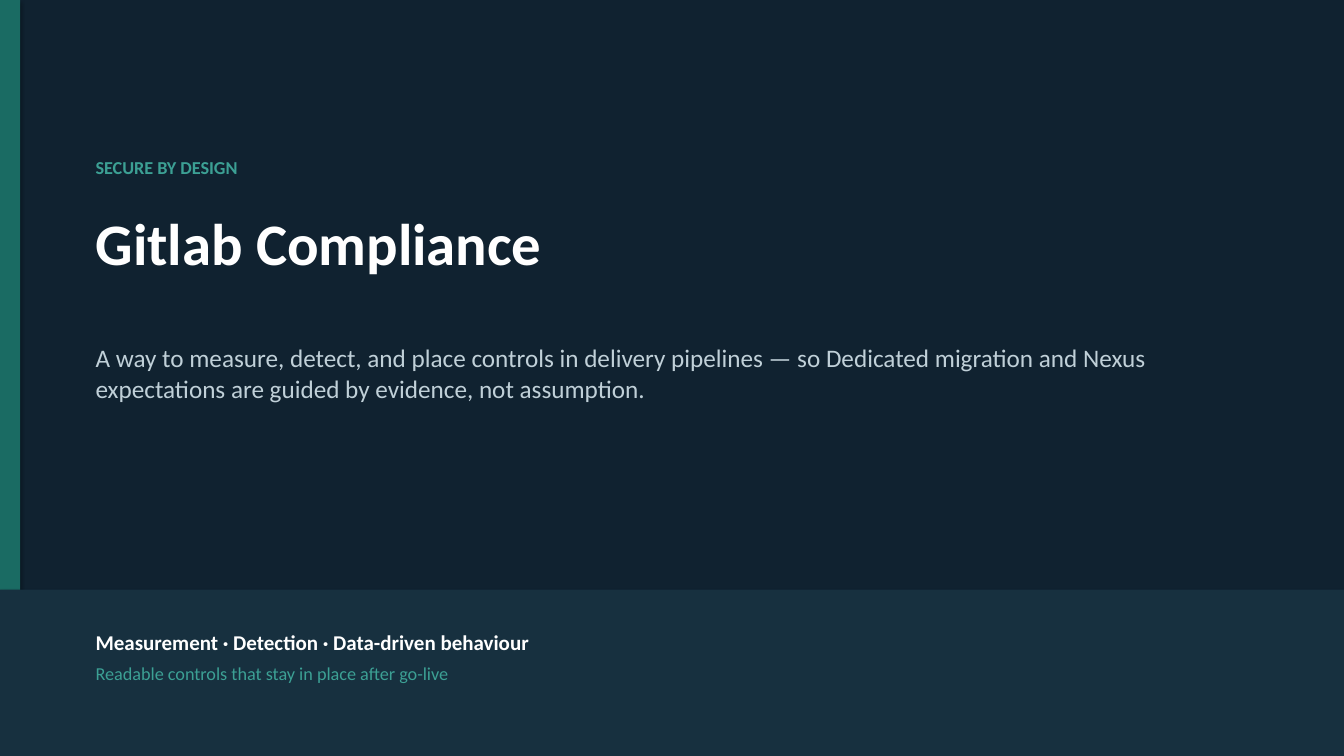
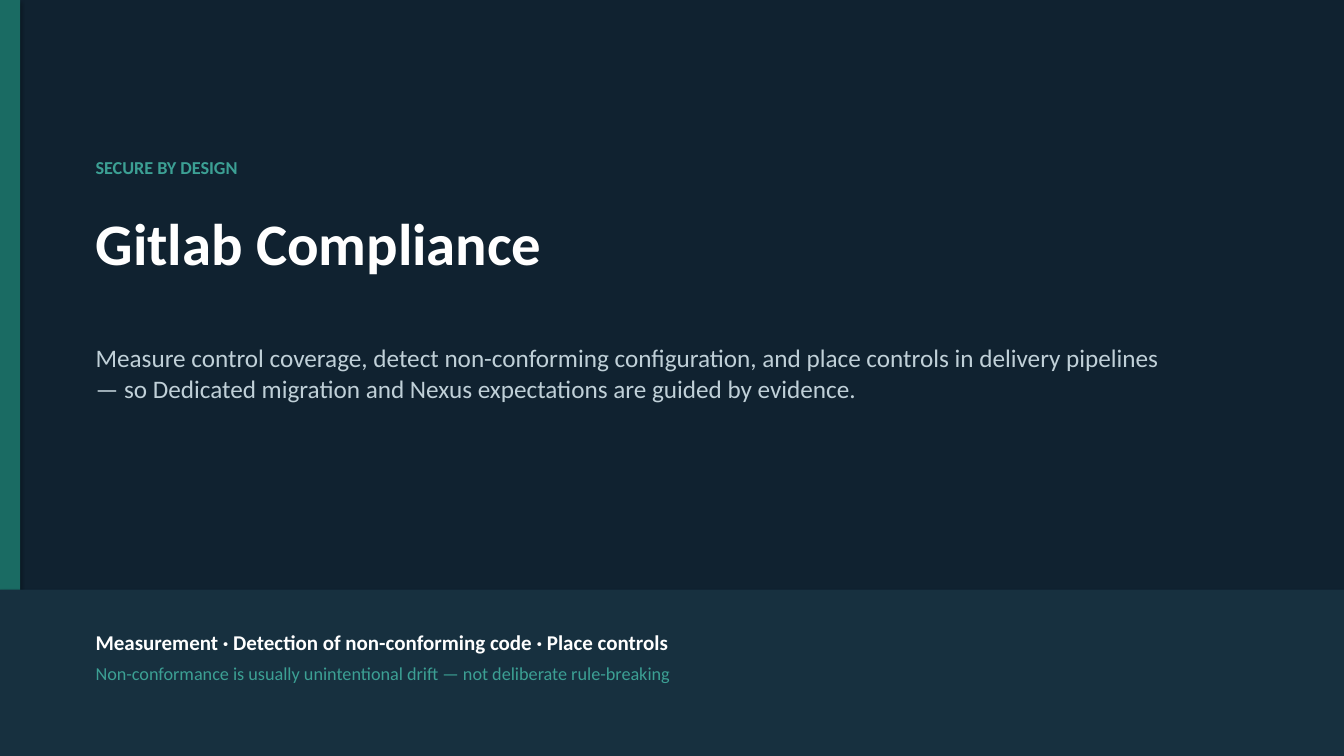
Before and after one commit to MaturityBuilder/gitlab-compliance, a slide deck: slide 1 of docs/presentations/gitlab-compliance-stakeholder-briefing.pptx. Drawn at 1344x756 pixels with LibreOffice and Linux fonts; fonts in the diff are those of the drawing. Boxes give left, top, right and bottom in pixels: in the first picture for what was removed or moved away, otherwise in the second. Text is boxed around its words. In the diff, an @@ line names an element or a change of style, - is before the commit and + after.

```diff
--- a/docs/presentations/gitlab-compliance-stakeholder-briefing.pptx
+++ b/docs/presentations/gitlab-compliance-stakeholder-briefing.pptx
@@ text at (96,349,1158,403): text changed @@
-A way to measure, detect, and place controls in delivery pipelines — so Dedicated migration and Nexus expectations are guided by evidence, not assumption.
+Measure control coverage, detect non-conforming configuration, and place controls in delivery pipelines — so Dedicated migration and Nexus expectations are guided by evidence.
@@ text at (96,635,670,683): text changed @@
-Measurement · Detection · Data-driven behaviour
-Readable controls that stay in place after go-live
+Measurement · Detection of non-conforming code · Place controls
+Non-conformance is usually unintentional drift — not deliberate rule-breaking
```
Also in this commit, not shown: 10 other slides changed, 2 other files.
